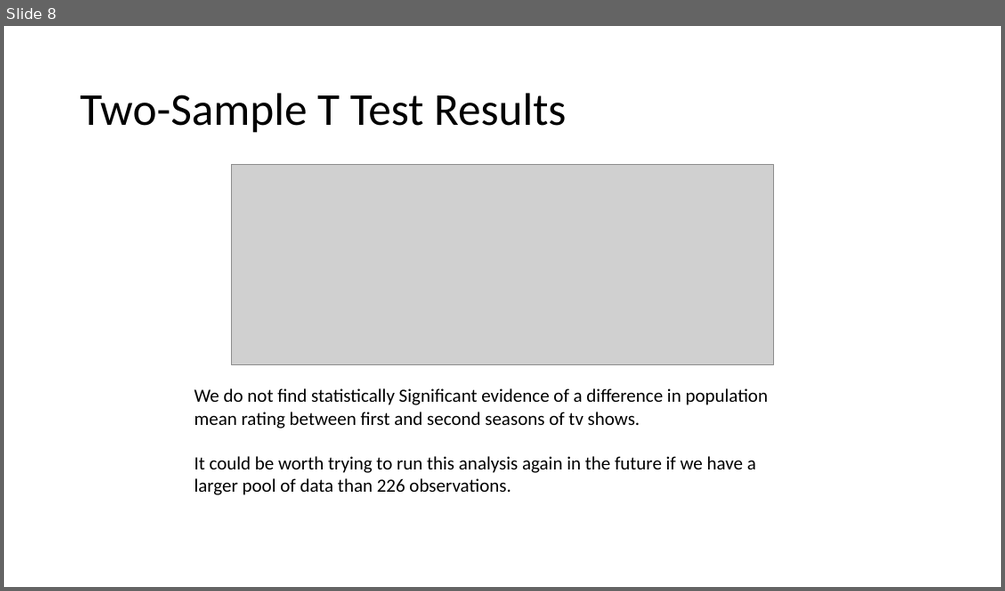
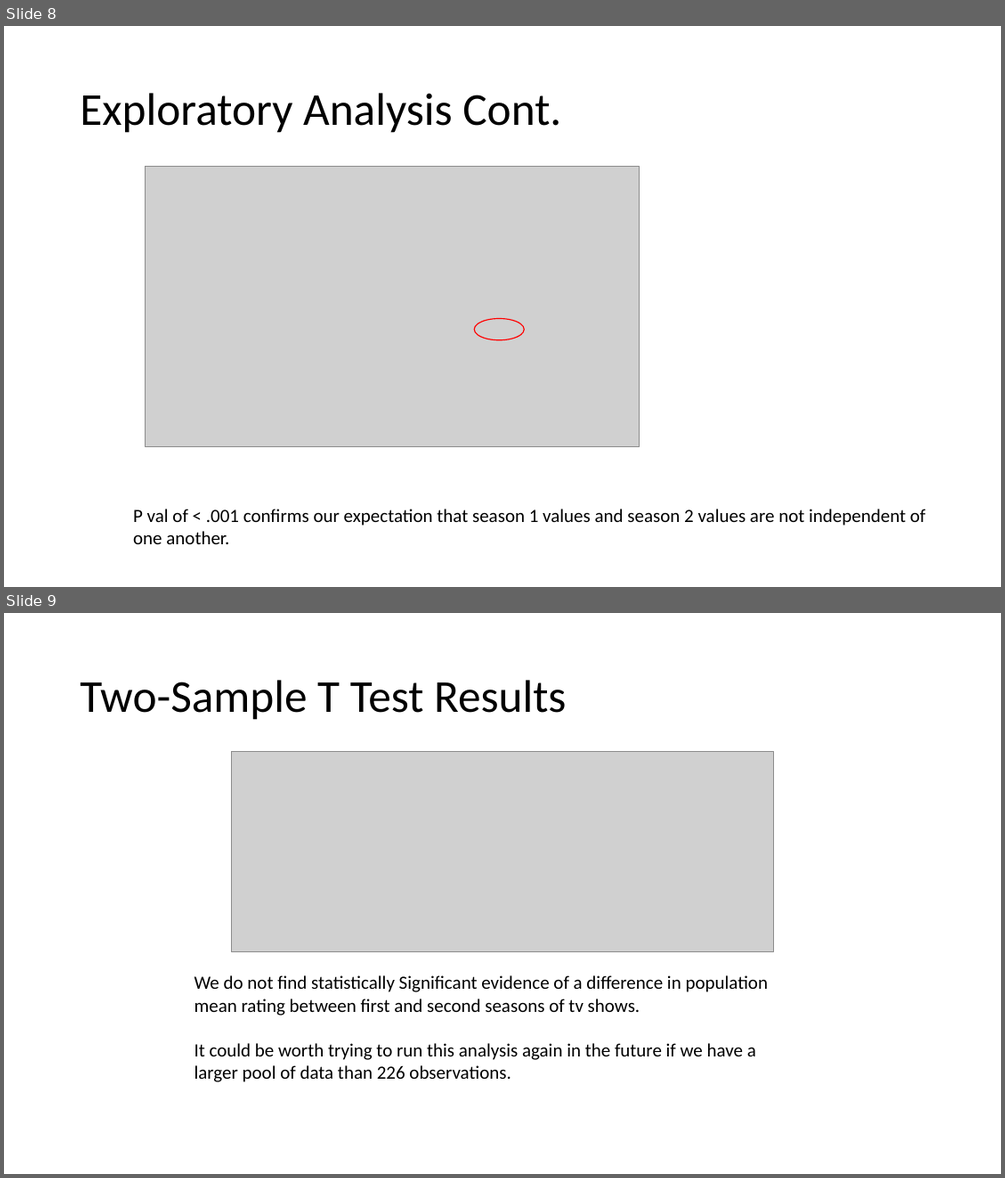
Before and after one commit to stat400-csu/project-8, a slide deck: 400 Presentation.pptx. Shown one above the other, each under a label of ours: slide 8 before the commit, slides 8 and 9 after it. The pictures are 1005x591 and 1005x1178 pixels, drawn with LibreOffice and Linux fonts; fonts in the diff are those of the drawing; grey boxes stand for pictures. Boxes give left, top, right and bottom in pixels: in the first picture for what was removed or moved away, otherwise in the second. Text is boxed around its words. In the diff, an @@ line names an element or a change of style, - is before the commit and + after.

```diff
--- a/400 Presentation.pptx
+++ b/400 Presentation.pptx
@@ slide 8 added at box(4, 26, 1001, 587), background #FFFFFF @@
@@ title added at box(80, 93, 561, 133), 44 pt, text #000000 @@
+Exploratory Analysis Cont.
@@ picture added at box(146, 167, 639, 446) @@
@@ ellipse added at box(474, 319, 525, 340), outline #FF0000 1 pt @@
@@ text added at box(133, 508, 925, 544), 18 pt, text #000000 @@
+P val of < .001 confirms our expectation that season 1 values and season 2 values are not independent of
+one another.
@@ what was slide 8 is now slide 9 @@
```
Also in this commit, not shown: 1 slide changed.
